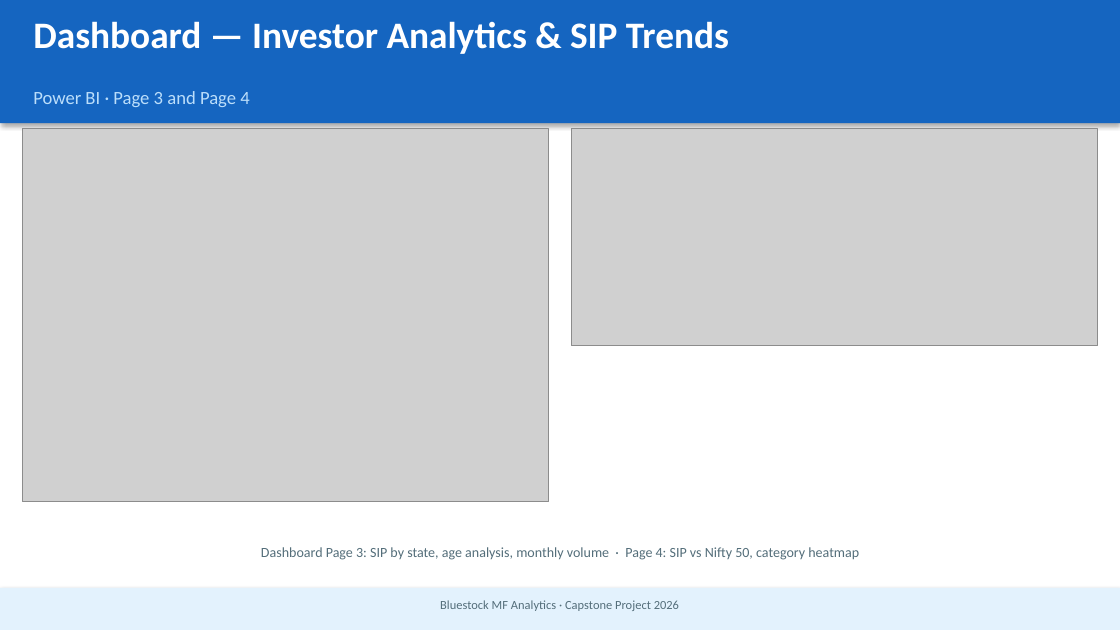
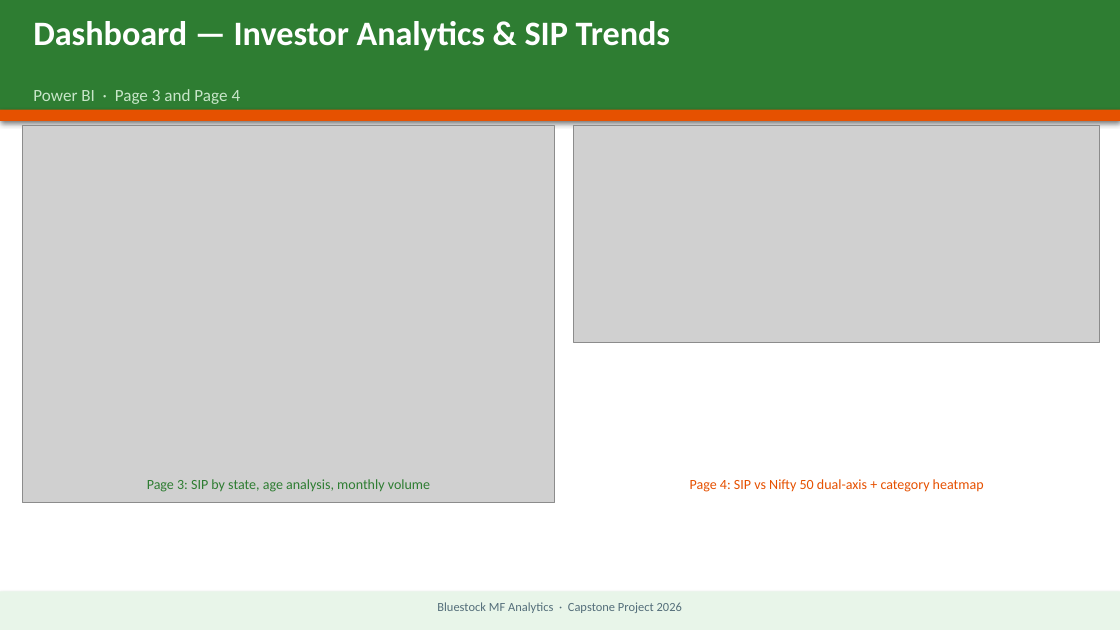
Before and after one commit to HellyPatel-05/MutualFundAnalytics, a slide deck: slide 10 of reports/Bluestock_MF_Presentation.pptx. Drawn at 1120x630 pixels with LibreOffice and Linux fonts; fonts in the diff are those of the drawing; grey boxes stand for pictures. Boxes give left, top, right and bottom in pixels: in the first picture for what was removed or moved away, otherwise in the second. Text is boxed around its words. In the diff, an @@ line names an element or a change of style, - is before the commit and + after.

```diff
--- a/reports/Bluestock_MF_Presentation.pptx
+++ b/reports/Bluestock_MF_Presentation.pptx
@@ rectangle: place and size @@
-rectangle at [0,0,1120,123]
+rectangle at [0,0,1120,118]
@@ rectangle at [0,0,1120,118]: fill #1565C0 to #2E7D32 @@
@@ text "Dashboard — Investor Analytics & ..." at [33,21,670,51]: size 24 to 22 pt @@
@@ text "Power BI · Page 3 ..." at [33,89,241,104]: size 12 to 11 pt, text colour #BBDEFB to #C8E6C9 @@
@@ rectangle added at [0,110,1120,121], fill #E65100 @@
@@ picture: place and size @@
-picture at [22,129,549,502]
+picture at [22,125,554,503]
@@ picture: place and size @@
-picture at [571,129,1098,346]
+picture at [573,125,1100,343]
@@ text at [147,479,430,492]: text changed; text colour #546E7A to #2E7D32 @@
-Dashboard Page 3: SIP by state, age analysis, monthly volume · Page 4: SIP vs Nifty 50, category heatmap
+Page 3: SIP by state, age analysis, monthly volume
@@ text added at [690,479,984,492], 9 pt, text #E65100 @@
+Page 4: SIP vs Nifty 50 dual-axis + category heatmap
@@ rectangle at [0,591,1120,630]: fill #E3F2FD to #E8F5E9 @@
```
Also in this commit, not shown: 11 other slides changed, 4 other files.
